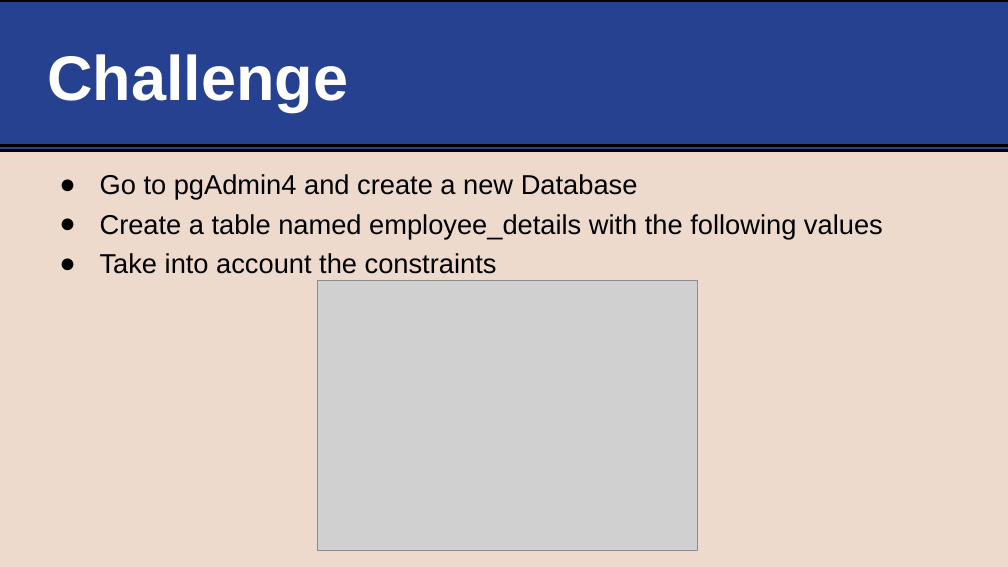
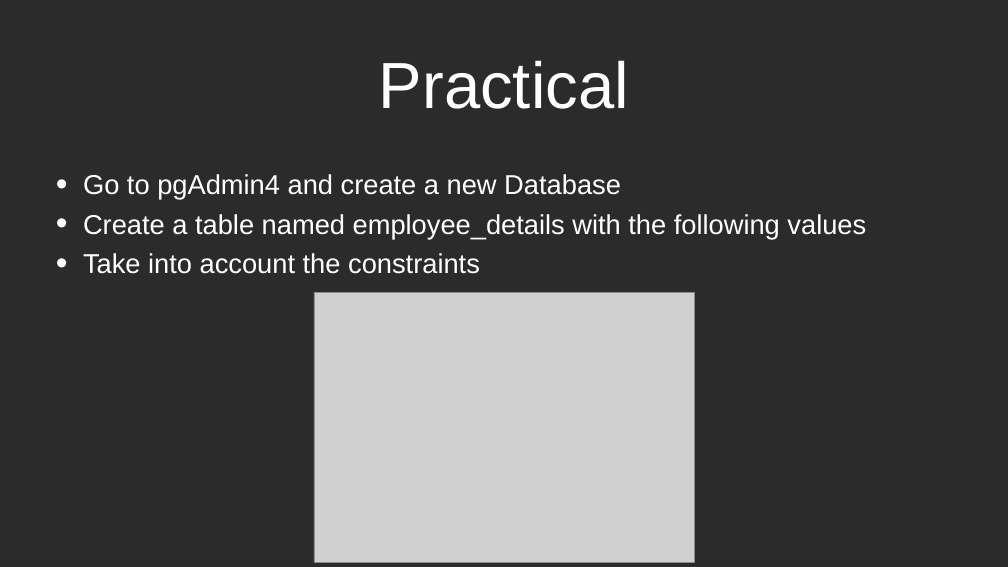
Before and after one commit to life-efficient/Data-Engineering, a slide deck: slide 19 of 2. SQL/2. CRUD/2. SQL CRUD.pptx (slide 18 before the commit). Drawn at 1008x567 pixels with LibreOffice and Linux fonts; fonts in the diff are those of the drawing; grey boxes stand for pictures; background and template pictures are left out; a plain dark background stands for a picture behind light text. Boxes give left, top, right and bottom in pixels: in the first picture for what was removed or moved away, otherwise in the second. Text is boxed around its words. In the diff, an @@ line names an element or a change of style, - is before the commit and + after.

```diff
--- a/2. SQL/2. CRUD/2. SQL CRUD.pptx
+++ b/2. SQL/2. CRUD/2. SQL CRUD.pptx
@@ background #EDDACC to picture (left out) @@
@@ rectangle removed at bbox=[0, 0, 1008, 151] @@
@@ title "Practical" at bbox=[379, 60, 629, 109]: vertical alignment middle to bottom @@
@@ title at bbox=[379, 60, 629, 109]: text changed; size 120 to 124.2 pt; bold off @@
-Challenge
+Practical
@@ line removed from (0, 146) to (1008, 146) @@
@@ text "Go to pgAdmin4 and create ..." at bbox=[83, 174, 866, 274]: text colour #000000 to #FFFFFF; bullet ● to • @@
@@ picture: place and size @@
-picture at bbox=[317, 280, 697, 550]
+picture at bbox=[314, 292, 694, 562]
```
Also in this commit, not shown: 18 other slides changed, 1 slide added, 3 other files.
